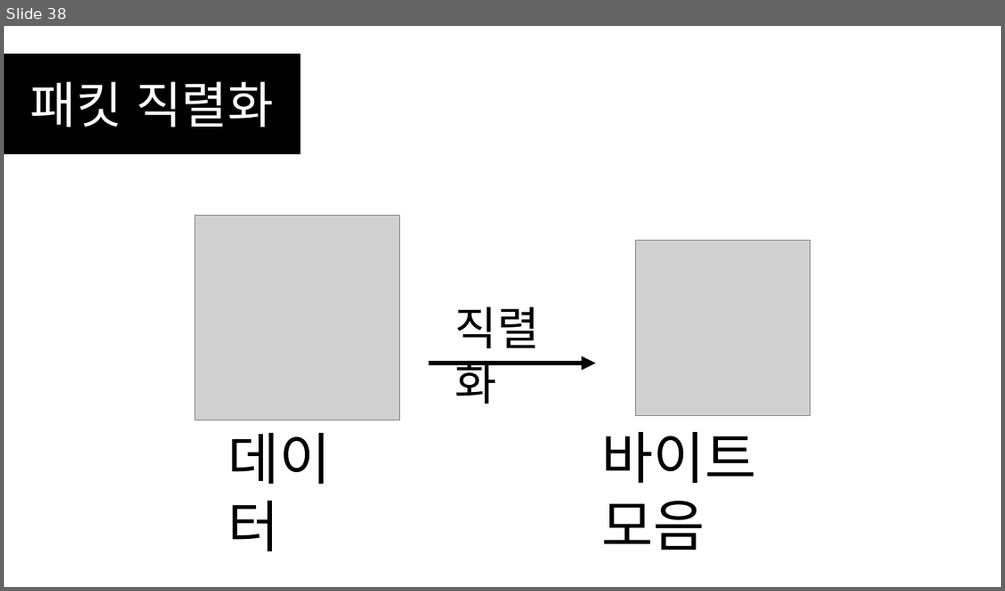
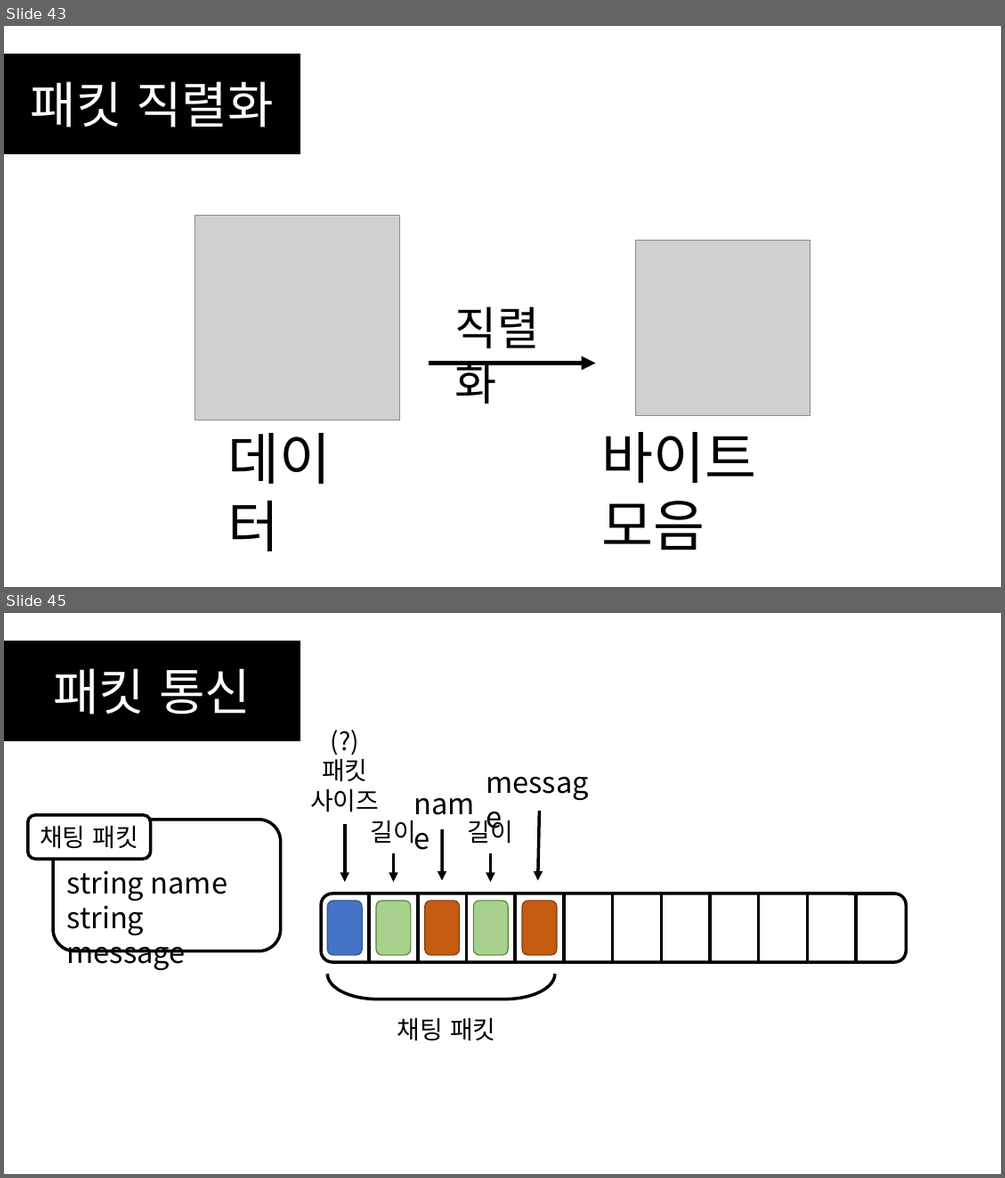
Before and after one commit to SEH00N/SDLU, a slide deck: ServerLecture/PT/6강 멀티스레드 서버 제작.pptx. Shown one above the other, each under a label of ours: slide 38 before the commit, slides 43 and 45 after it; the slides between them are not shown. The pictures are 1005x591 and 1005x1178 pixels, drawn with LibreOffice and Linux fonts; fonts in the diff are those of the drawing; grey boxes stand for pictures. Boxes give left, top, right and bottom in pixels: in the first picture for what was removed or moved away, otherwise in the second. Text is boxed around its words. In the diff, an @@ line names an element or a change of style, - is before the commit and + after.

```diff
--- a/ServerLecture/PT/6강 멀티스레드 서버 제작.pptx
+++ b/ServerLecture/PT/6강 멀티스레드 서버 제작.pptx
@@ slide 45 added at box(4, 613, 1001, 1174), background #FFFFFF @@
@@ rectangle added at box(4, 641, 300, 741), fill #000000, outline #000000 1 pt, 48 pt, text #FFFFFF @@
+패킷 통신
@@ text added at box(310, 755, 379, 812), 24 pt, text #000000 @@
+(?)
+패킷 사이즈
@@ text added at box(479, 761, 600, 803), 28 pt, text #000000 @@
+message
@@ rounded rectangle added at box(28, 815, 151, 859), fill #FFFFFF, outline #000000 3 pt, 24 pt, text #000000 @@
+채팅 패킷
@@ rounded rectangle added at box(53, 819, 281, 951), fill #FFFFFF, outline #000000 3 pt, 28 pt, text #000000 @@
+string name
+string message
@@ arrow added from (345, 824) to (345, 882), #000000 3 pt @@
@@ text added at box(371, 819, 417, 847), 24 pt, text #000000 @@
+길이
@@ text added at box(468, 816, 514, 844), 24 pt, text #000000 @@
+길이
@@ arrow added from (540, 811) to (538, 881), #000000 3 pt @@
@@ arrow added from (442, 829) to (442, 881), #000000 3 pt @@
@@ text added at box(151, 877, 228, 894), 28 pt, text #000000 @@
+name
@@ arrow added from (394, 854) to (394, 882), #000000 3 pt @@
@@ arrow added from (491, 854) to (491, 882), #000000 3 pt @@
@@ rounded rectangle added at box(328, 900, 362, 955), fill #4472C4, outline #325491 1 pt @@
@@ rounded rectangle added at box(376, 900, 411, 955), fill #A9D18E, outline #548235 1 pt @@
@@ rounded rectangle added at box(425, 900, 460, 955), fill #C55A11, outline #843C0B 1 pt @@
@@ rounded rectangle added at box(474, 900, 508, 955), fill #A9D18E, outline #548235 1 pt @@
@@ rounded rectangle added at box(522, 900, 557, 955), fill #C55A11, outline #843C0B 1 pt @@
@@ group added at box(321, 893, 906, 962): 11 lines, 1 rounded rectangle @@
@@ left bracket added at box(328, 973, 555, 999), outline #000000 3 pt @@
@@ text added at box(397, 1017, 496, 1041), 24 pt, text #000000 @@
+채팅 패킷
@@ what was slide 38 is now slide 43 @@
```
Also in this commit, not shown: 1 slide changed, 35 other slides added, 1 slide removed, 1 other file.
